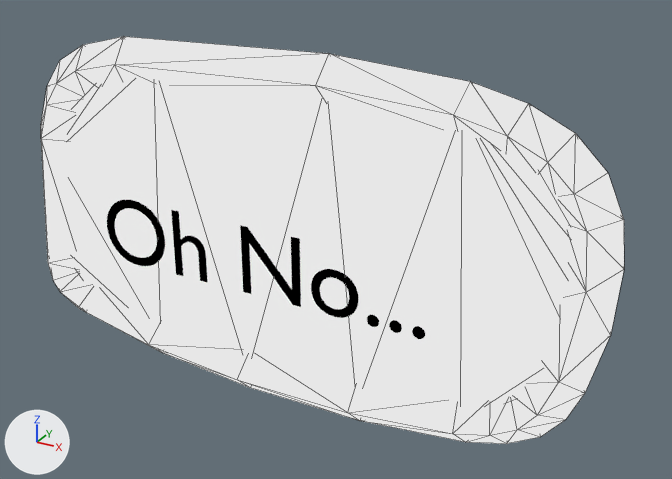
The Blender file Resources/letter_wordballoon.009.blend, before and after one commit.
One viewpoint serves both versions: a 50 mm camera at (0.258, -0.429, 0.224) aimed at (0.016, 0.011, 0.004). Arrows for +X, +Y and +Z are at lower left; the lights stay in place. Text is drawn in Blender's own font. Mesh edges are drawn as thin lines on the coarser meshes.

The scene before the commit, as lines of its bpy script (objects in view):
```python
me_circle = bpy.data.meshes.new('Circle')
me_circle.from_pydata(...)  # 10 vertices, 1 face; spans x -0.174..0.204, y 0.0, z -0.1..0.104
me_circle.materials.append(mat_white)
me_circle.materials.append(mat_black)
me_circle.materials.append(mat_outer_white)
txt_text = bpy.data.curves.new('Text', 'FONT')
txt_text.body = 'Oh No...'
txt_text.materials.append(mat_material)
txt_text.fill_mode = 'FRONT'
txt_text.align_x = 'CENTER'
txt_text.align_y = 'CENTER'
txt_text.size = 0.061
ob_lettering = bpy.data.objects.new('Lettering', txt_text)
ob_lettering.parent = ob_wordballoon
ob_lettering.location = (0.013, -0.0342, 0.0)
ob_lettering.rotation_euler = (1.571, 0.0, 0.0)  # degrees (90, 0, 0)
ob_wordballoon = bpy.data.objects.new('Wordballoon', me_circle)
ob_wordballoon.location = (-0.0254, 0.0, -0.0011)
_m = ob_wordballoon.modifiers.new('Subdivision', 'SUBSURF')
_m.levels = 3
_m.render_levels = 3
_m = ob_wordballoon.modifiers.new('Decimate', 'DECIMATE')
_m.decimate_type = 'DISSOLVE'
_m.angle_limit = 0.0524
_m = ob_wordballoon.modifiers.new('Wireframe', 'WIREFRAME')
_m.thickness = 0.0173
_m.offset = -0.0354
_m.use_replace = False
_m.use_boundary = True
_m.material_offset = 1
_m = ob_wordballoon.modifiers.new('Triangulate', 'TRIANGULATE')
_m.quad_method = 'FIXED'
_m = ob_wordballoon.modifiers.new('Solidify', 'SOLIDIFY')
_m.thickness = -0.004
_m.material_offset = 2
_m.use_even_offset = True
_m.use_flip_normals = True
_m = ob_wordballoon.modifiers.new('Weld', 'WELD')
_m.merge_threshold = 0.0045
_m = ob_wordballoon.modifiers.new('Decimate.001', 'DECIMATE')
_m.decimate_type = 'DISSOLVE'
_m.ratio = 0.608
_m.angle_limit = 0.0681
_m.use_collapse_triangulate = True
_m = ob_wordballoon.modifiers.new('Decimate.002', 'DECIMATE')
_m.ratio = 0.842
_m.use_collapse_triangulate = True
```
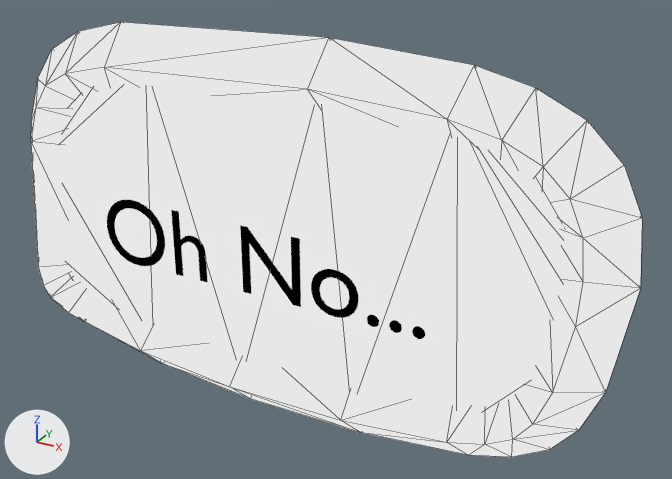
Pixel boxes (x1, y1, x2, y2) of what changed, in the pictures (672 x 479 px):
'Wordballoon', modifiers changed (7% taller)
    before: (41, 36, 624, 444)
    after: (31, 22, 642, 457)

What the commit changed:
Object 'Wordballoon' (ob_wordballoon) has a SOLIDIFY modifier named 'Solidify'.
On modifier 'Solidify' of object 'Wordballoon' (ob_wordballoon), thickness goes from -0.004 to -0.01.
